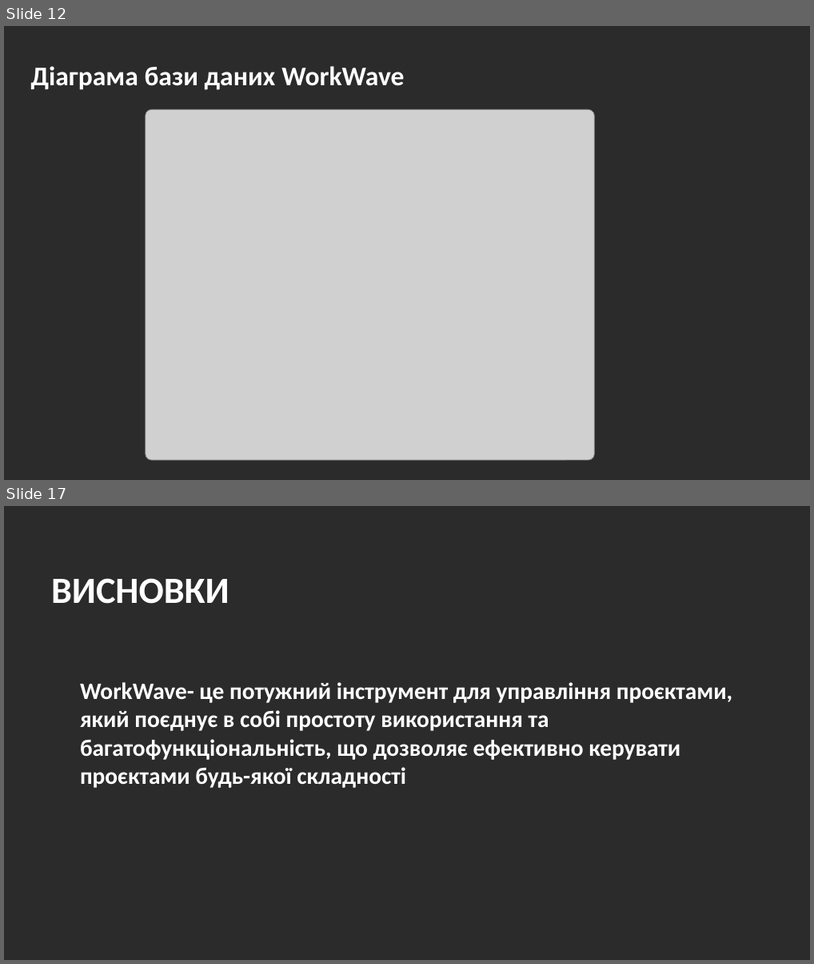
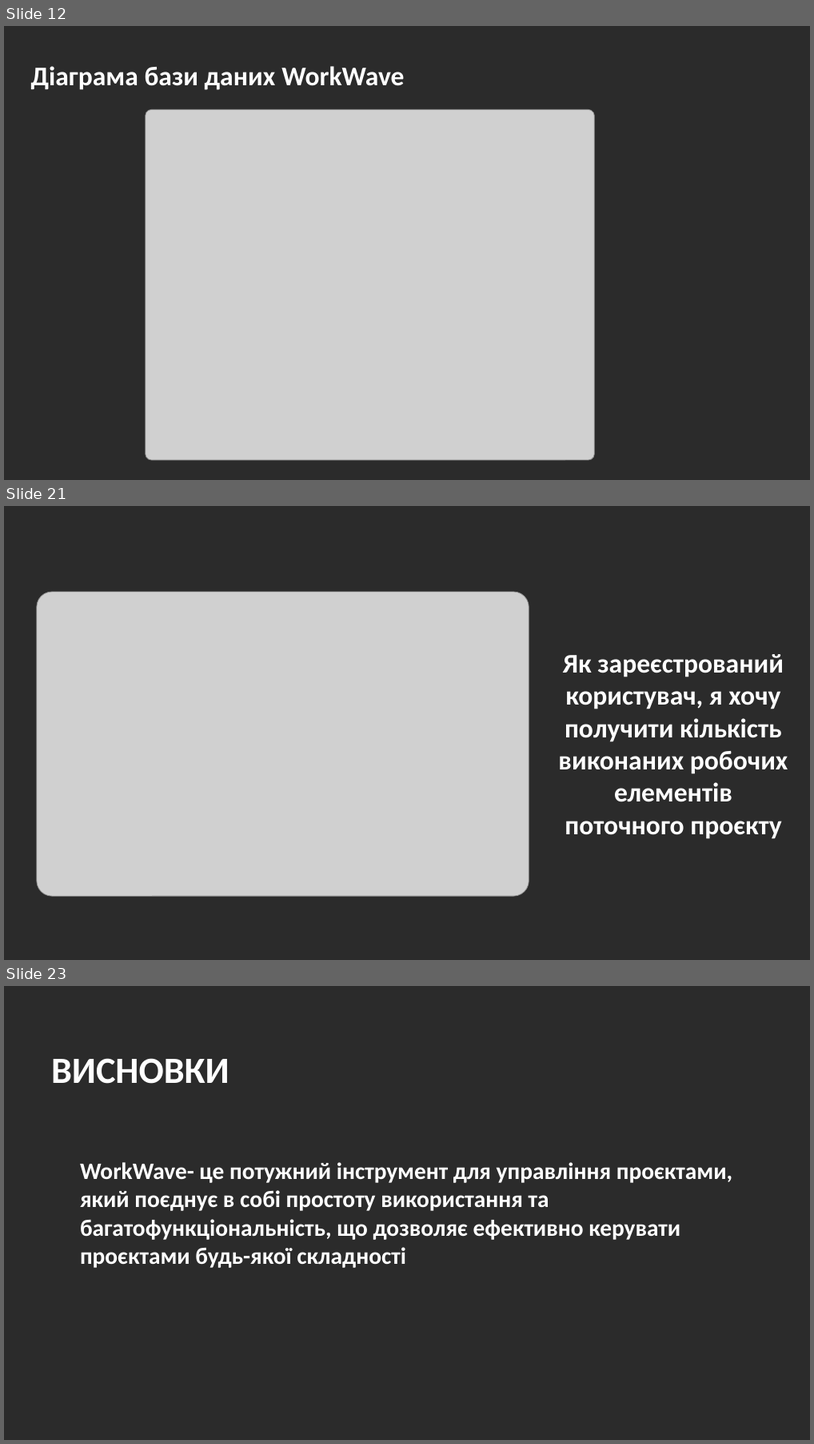
Before and after one commit to andronik-GitHub/WorkWave, a slide deck: Andronik_WorkWave-Presentation.pptx. Shown one above the other, each under a label of ours: slides 12 and 17 before the commit, slides 12, 21 and 23 after it; the slides between them are not shown. The pictures are 814x964 and 814x1444 pixels, drawn with LibreOffice and Linux fonts; fonts in the diff are those of the drawing; grey boxes stand for pictures; background and template pictures are left out; a plain dark background stands for a picture behind light text. Boxes give left, top, right and bottom in pixels: in the first picture for what was removed or moved away, otherwise in the second. Text is boxed around its words. In the diff, an @@ line names an element or a change of style, - is before the commit and + after.

```diff
--- a/Andronik_WorkWave-Presentation.pptx
+++ b/Andronik_WorkWave-Presentation.pptx
@@ slide 21 added at (4,506,810,960), background picture (left out) @@
@@ picture added at (37,592,529,896) @@
@@ text added at (558,654,789,839), 32 pt, text #FFFFFF, bold @@
+Як зареєстрований користувач, я хочу получити кількість виконаних робочих елементів поточного проєкту
@@ what was slide 17 is now slide 23 @@
```
Also in this commit, not shown: 11 slides changed, 2 other slides added, 7 slides removed, 4 other files.
